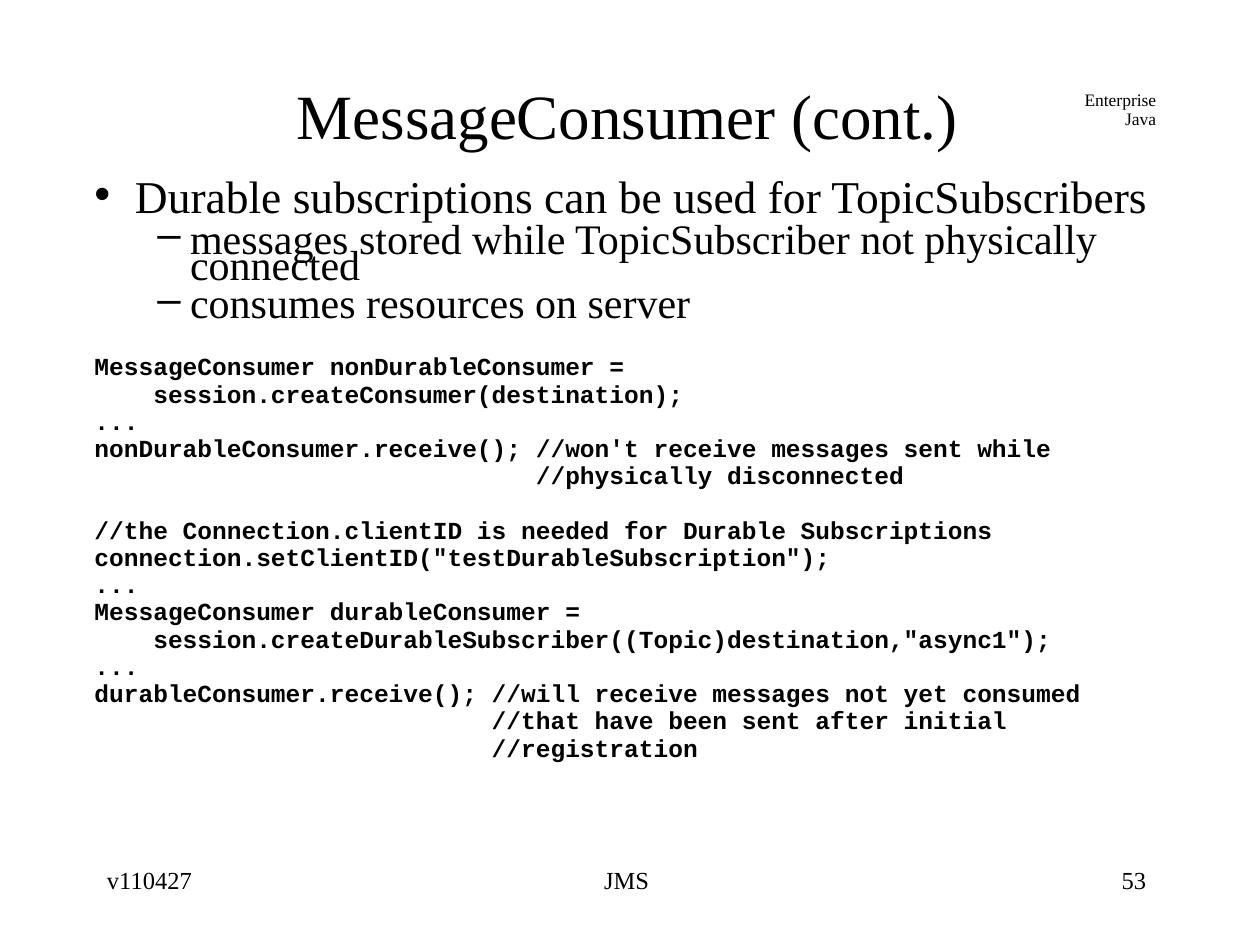
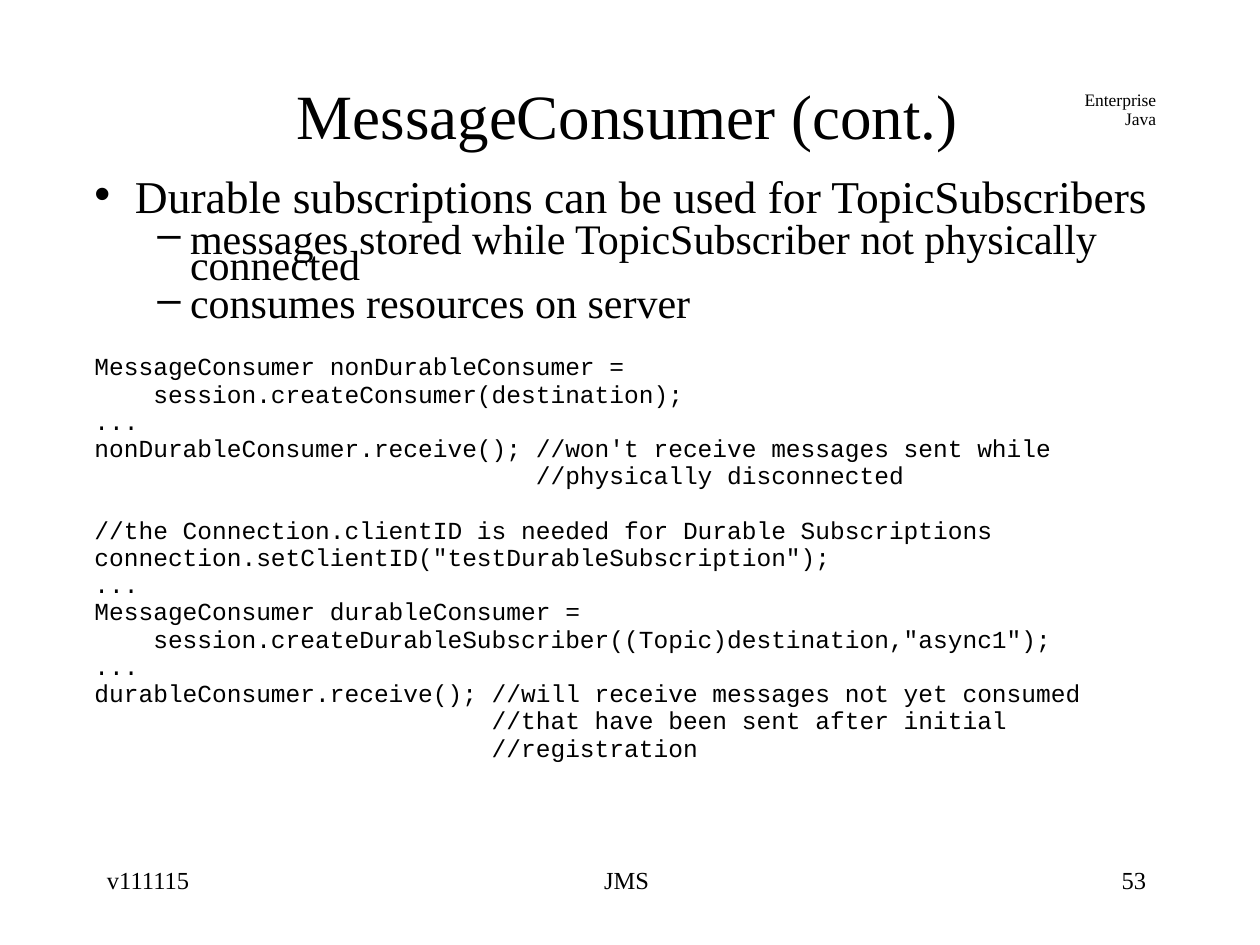
Before and after one commit to jcstaff/ejava-javaee, a slide deck: slide 53 of jmsCore/src/site/resources/lectures/jmsCore.ppt. Drawn at 1260x945 pixels with LibreOffice and Linux fonts; fonts in the diff are those of the drawing. Boxes give left, top, right and bottom in pixels: in the first picture for what was removed or moved away, otherwise in the second. Text is boxed around its words. In the diff, an @@ line names an element or a change of style, - is before the commit and + after.

Commit message:
corrected some fonts

```diff
--- a/jmsCore/src/site/resources/lectures/jmsCore.ppt
+++ b/jmsCore/src/site/resources/lectures/jmsCore.ppt
@@ text at <box>94,358,1081,762</box>: bold off in "MessageConsumer nonDurableConsumer =", "session.createConsumer(destination);", "...", "nonDurableConsumer.receive(); //won't receive messages sent  ..." and 10 more places @@
@@ text at <box>107,873,189,890</box>: text changed @@
-v110427
+v111115
```
